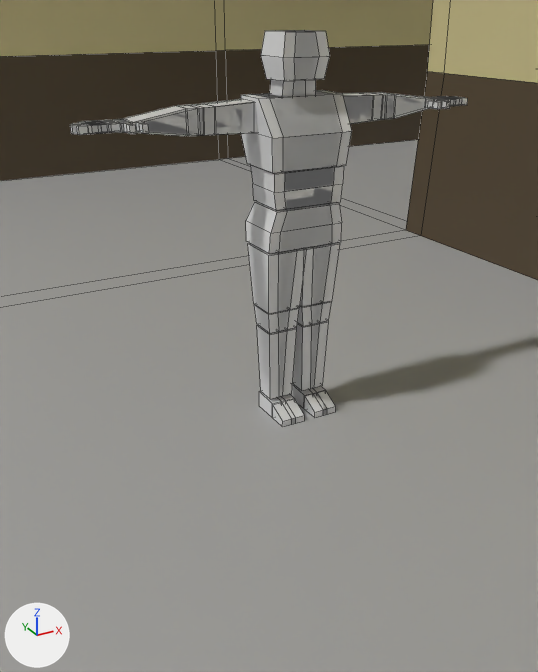
Two versions of the Blender file UnholySource/Assets/Models/Scenario/School/Rooms/East/_blend/interior_modeling_school_east_02.blend, one commit apart.
The view is the same before and after, from a camera (50 mm lens) standing at (-1.61, -2.76, 1.76) and looking at (-0.1, -0.01, 0.39). Every picture has the same lights, and +X, +Y and +Z are marked at lower left. Mesh edges are drawn as thin lines.

Objects in the first picture: 'Mesh', 'Visible Mesh'.
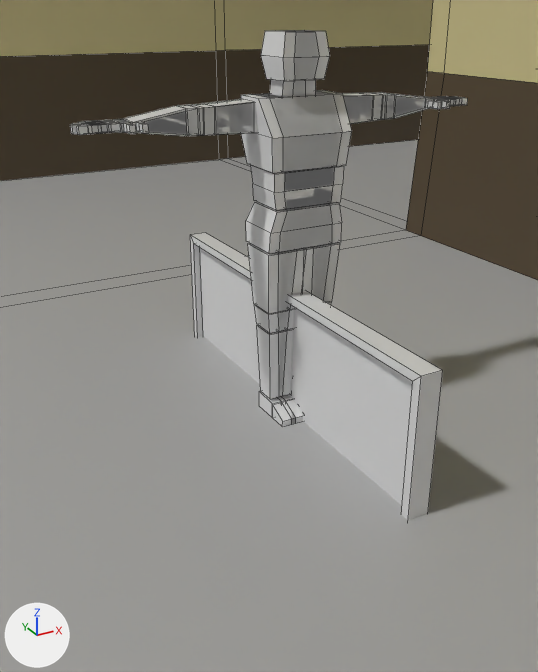
Boxes [x1, y1, x2, y2] around the edits, measured in the pictures (538 x 672 px):
'MapViewer', added: after [190, 233, 443, 520]

Edits to the bpy script that builds the scene:
```text
Add me_cube:
    me_cube.from_pydata([(0.05, -1.0, -0.61), (0.05, -1.0, 0.61), (0.05, 1.0, -0.61), (0.05, 1.0, 0.61), (-0.05, -1.0, -0.61), (-0.05, -1.0, 0.61), (-0.05, 1.0, -0.61), (-0.05, 1.0, 0.61), (-0.05, 0.96, 0.57), (-0.05, 0.96, -0.57), (-0.05, -0.96, -0.57), (-0.05, -0.96, 0.57), (-0.01, 0.96, 0.57), (-0.01, 0.96, -0.57), (-0.01, -0.96, -0.57), (-0.01, -0.96, 0.57)], [], [(0, 1, 3, 2), (2, 3, 7, 6), (5, 4, 10, 11), (4, 5, 1, 0), (2, 6, 4, 0), (7, 3, 1, 5), (11, 10, 14, 15), (4, 6, 9, 10), (7, 5, 11, 8), (6, 7, 8, 9), (13, 12, 15, 14), (10, 9, 13, 14), (8, 11, 15, 12), (9, 8, 12, 13)])
Add ob_mapviewer:
    ob_mapviewer = bpy.data.objects.new('MapViewer', me_cube)
    ob_mapviewer.location = (0.0, 0.0, 0.0)
```
